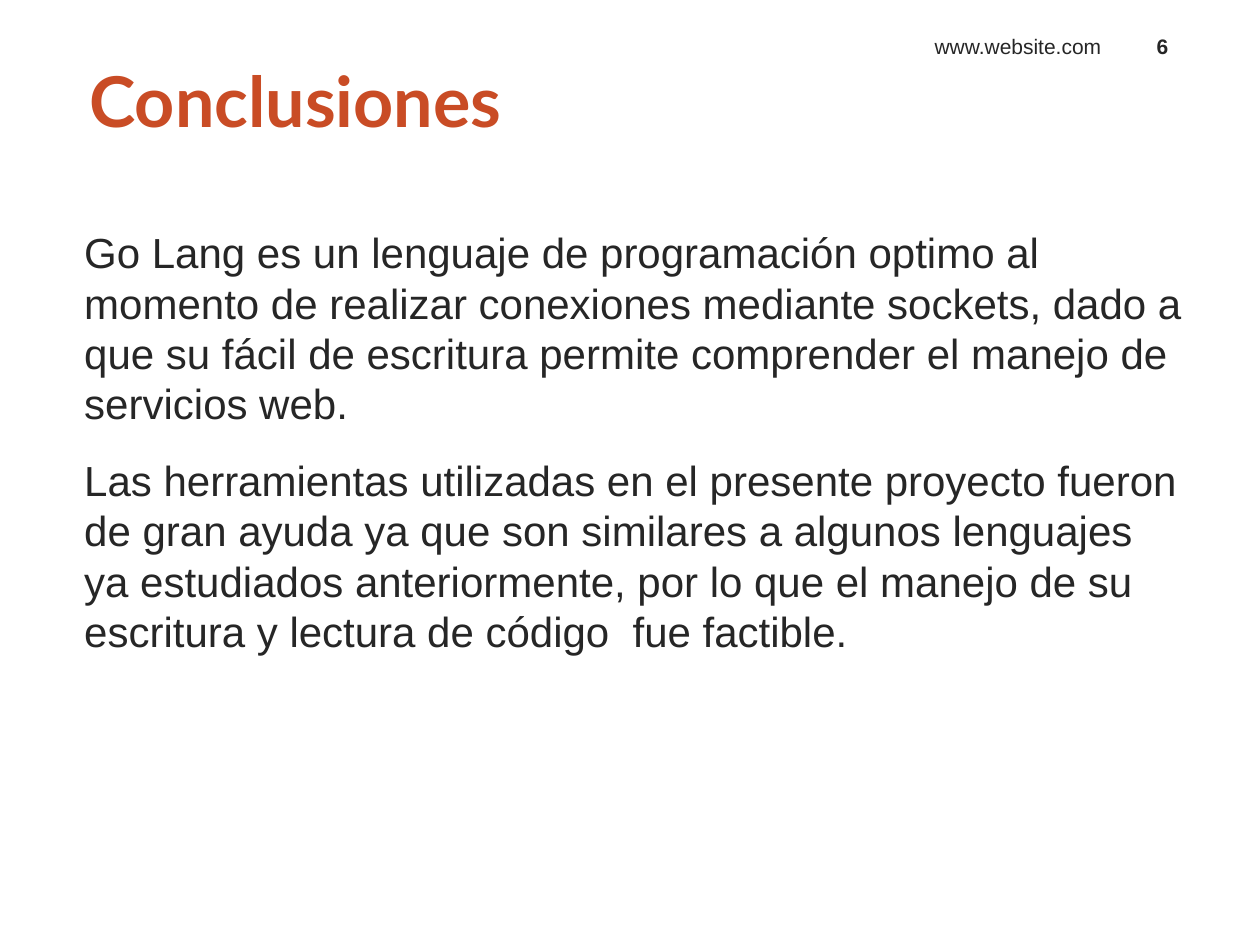
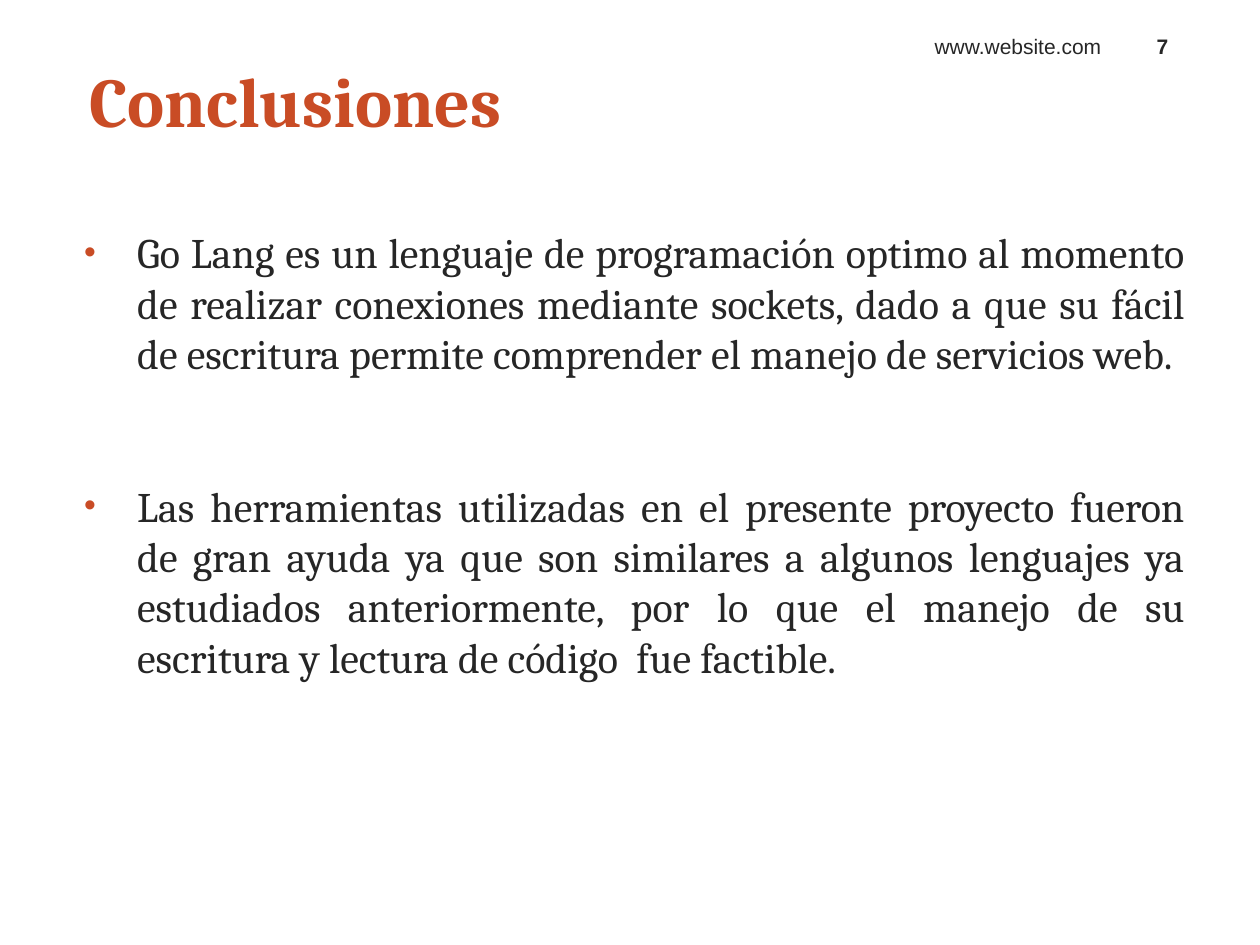
Before and after one commit to BryanManzano2016/AppChallenges, a slide deck: slide 7 of App móvil informativa.pptx (slide 6 before the commit). Drawn at 1260x945 pixels with LibreOffice and Linux fonts; fonts in the diff are those of the drawing; background and template pictures are left out. Boxes give left, top, right and bottom in pixels: in the first picture for what was removed or moved away, otherwise in the second. Text is boxed around its words. In the diff, an @@ line names an element or a change of style, - is before the commit and + after.

```diff
--- a/App móvil informativa.pptx
+++ b/App móvil informativa.pptx
@@ title "Conclusiones" at box(89, 78, 501, 128): font Lato to Cambria @@
@@ page number at box(1157, 39, 1169, 54): text changed @@
-6
+7
@@ text "Go Lang es un lenguaje ..." at box(137, 238, 1184, 683): font Arial to Cambria; alignment left to justified; bullet none to • @@
```
Also in this commit, not shown: 6 other slides changed, 1 slide added.
